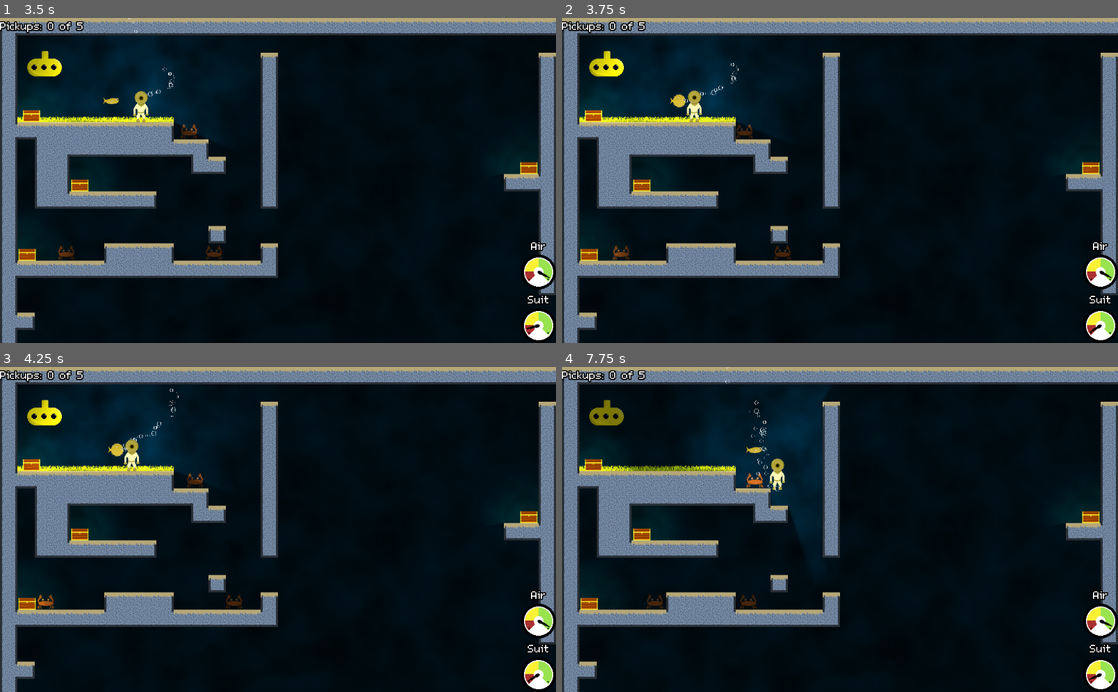
Above: before the commit, frames 1-4 (two rows, left to right).
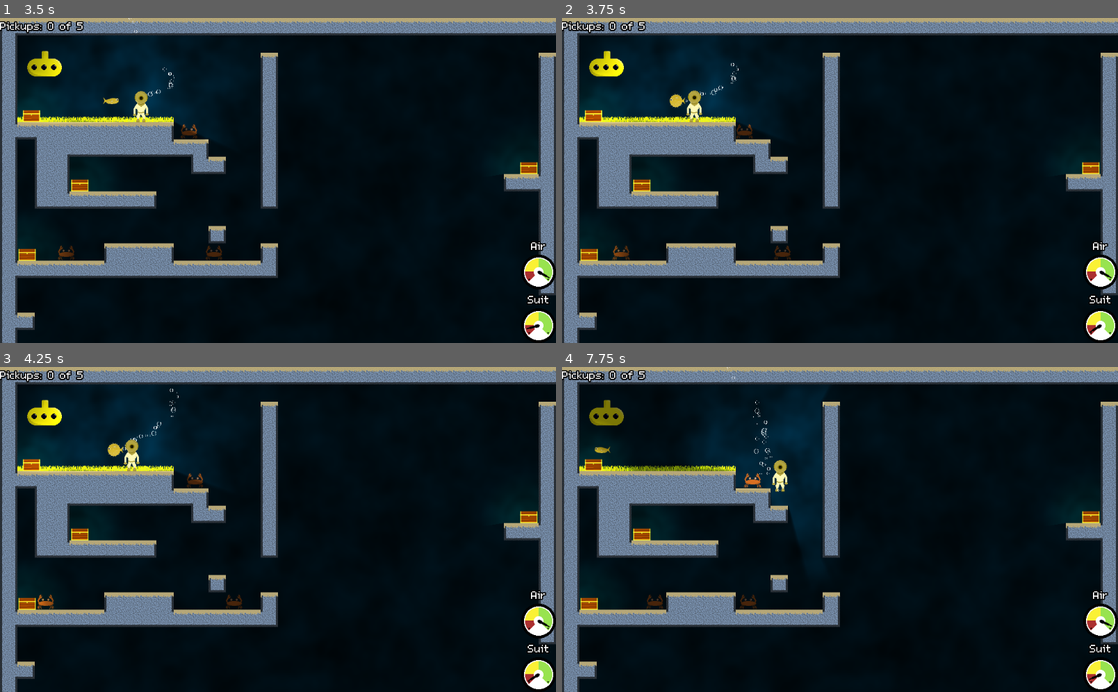
Above: after the commit, the same moments.

Repository: bengosney/diver
Game: Godot game, scene res://Main.tscn
Same seed, same stepped clock (60 frames per second), same inputs: the game is played once before the commit and once after it.
Inputs:
- Up to frame 1 (3.5 s): hold Down (buoyancy_dec) 0.53-1.28 s; hold Right (walk_right) 0.53-2.03 s; tap Up (buoyancy_inc) at 1.35, 2.85 s; hold Down (buoyancy_dec) 2.03-2.78 s; hold Left (walk_left) from 2.03 s (still down)
- Up to frame 2 (3.75 s): keep holding Left (walk_left); hold Down (buoyancy_dec) from 3.53 s (still down)
- Up to frame 3 (4.25 s): keep holding Left (walk_left); keep holding Down (buoyancy_dec)
- Up to frame 4 (7.75 s): release Left (walk_left) at 4.28 s; release Down (buoyancy_dec) at 4.28 s; hold Right (walk_right) from 4.28 s (still down); tap Up (buoyancy_inc) at 4.35, 5.85, 7.35 s; hold Down (buoyancy_dec) 5.03-5.78 s; hold Down (buoyancy_dec) 6.53-7.28 s

Frame 1 is identical in both runs. In frame 2, less than 0.1% of the frame differs, in the area x 19-23%, y 23-28%; in frame 3, less than 0.1%; in frame 4, 0.6%, in the area x 5-41%, y 0-39%.
Error after the commit: Attempt to call function 'set_polygon' in base 'null instance' on a null instance. (res://Puffer/Puffer.gd:33)

Commit message:
Better puffer puffing detection

Diff:
--- a/Puffer/Puffer.gd
+++ b/Puffer/Puffer.gd
@@ -5,7 +5,7 @@
 enum Directions { LEFT, RIGHT }
 
 export(Directions) var starting_direction = Directions.LEFT
-export(int) var view_distance = 50
+export(int) var view_distance = 75
 export(float) var view_angle = 100
 
 var gravity = 800
@@ -25,29 +25,12 @@
 	direction = starting_direction
 	_set_sprite_flip()
 	players = get_tree().get_nodes_in_group("player")
-	check_should_puff()
-
-
-func draw_view_cone():
-	var thing = view_angle / 2
-
-
-func check_should_puff():
-	for player in players:
-		var dist = position.distance_to(player.get_global_position())
-		if dist > view_distance:
-			continue
-
-		var deg = rad2deg(get_angle_to(player.get_global_position()))
-
-		var to = view_angle / 2
-		var from = -to
-
-		if deg > min(to, from) and deg < max(to, from):
-			puffed = true
-			return
-
-	puffed = false
+	var distance = view_angle / 2
+	var poly = PoolVector2Array(
+		[Vector2(0, 0), Vector2(view_distance, -distance), Vector2(view_distance, distance)]
+	)
+	$View/ViewCone.set_polygon(poly)
+	$Polygon2D.set_polygon(poly)
 
 
 func _set_sprite_flip():
@@ -80,7 +63,6 @@
 
 
 func _process(_delta):
-	check_should_puff()
 	if puffed:
 		$AnimatedSprite.frame = 1
 	else:
@@ -96,3 +78,13 @@
 		var collision = get_slide_collision(i)
 		if collision.collider.is_in_group("player"):
 			emit_signal("hit_player", collision, 5)
+
+
+func _on_View_body_entered(body):
+	if body.is_in_group("player"):
+		puffed = true
+
+
+func _on_View_body_exited(body):
+	if body.is_in_group("player"):
+		puffed = false
--- a/Puffer/Puffer.tscn
+++ b/Puffer/Puffer.tscn
@@ -30,3 +30,11 @@
 [node name="CollisionShape2D" type="CollisionShape2D" parent="."]
 rotation = 1.5708
 shape = SubResource( 2 )
+
+[node name="View" type="Area2D" parent="."]
+
+[node name="ViewCone" type="CollisionPolygon2D" parent="View"]
+polygon = PoolVector2Array( 0, 0, 92, -58, 92, 62 )
+
+[connection signal="body_entered" from="View" to="." method="_on_View_body_entered"]
+[connection signal="body_exited" from="View" to="." method="_on_View_body_exited"]
